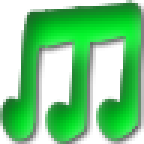
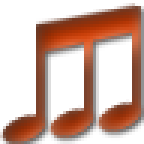
Before/after of a w=144, h=144 layered artwork. What changed in the layer stack:
added layer "图层 5 副本 2" above "图层 2 副本" over (0, 3, 144, 144)
hid "图层 2" over (0, 0, 141, 144)
